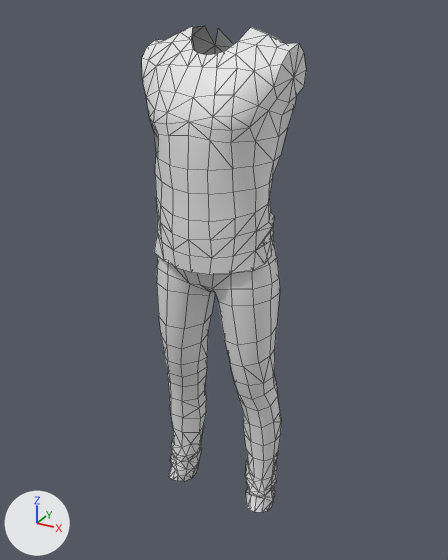
The FBX model Assets/Assets/npc_casual_set_00/Mesh/pants_blender.fbx: old version first, new version second.
The view is the same before and after, from a camera (50 mm lens) standing at (0.848, -1.498, 1.637) and looking at (0.008, 0.03, 0.873). Every picture has the same lights, and +X, +Y and +Z are marked at lower left. The picture after the commit comes second. Mesh edges are drawn as thin lines. Materials are left out; every surface is plain grey. Objects named as collision shapes, trigger or cutter boxes, shadow casters or lower levels of detail are left out. Where no turn or scale is listed for an object, it has been applied to the vertices. Vertices at exactly the same position are counted once.

The first picture shows 'npc_csl_pants_00f_lod0', 'npc_csl_tshirt_00m_torso_lod0'.
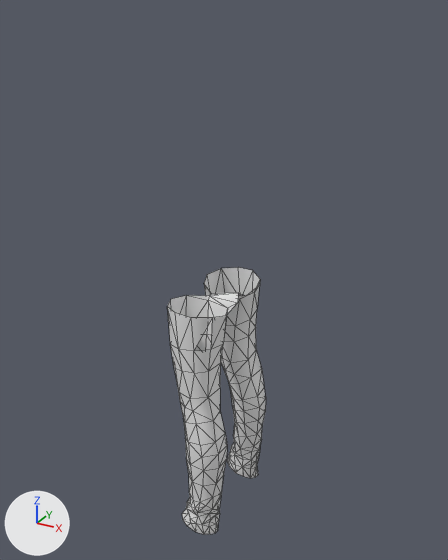
Changed parts and their boxes (x1, y1, x2, y2) in the pictures (448 x 560 px):
'npc_csl_tshirt_00m_torso_lod0', deleted
    before: (142, 26, 306, 275)
'npc_csl_pants_00f_lod0', reshaped, turned, rescaled
    before: (157, 239, 281, 512)
    after: (167, 267, 266, 534)

Edits to the bpy script that builds the scene:
```text
Change me_mesh:
    used by ob_npc_csl_pants_00f_lod0; location = (0.0, 0.0, 0.0); rotation_euler = (1.571, 0.0, 0.0), in degrees (90, 0, 0); scale = (0.01, 0.01, 0.01)
    remove me_mesh.from_pydata(...)  # 384 vertices, 581 faces; spans x -20.5..20.5, y 5.4..110.7, z -13.1..13.4
    add me_mesh.from_pydata(...)  # 308 vertices, 592 faces; spans x -20.5..20.5, y 5.4..88.1, z -11.0..10.8
    me_mesh part 1
    76 vertices are removed from x -19.2..19.2, y 87.4..110.7, z -13.1..13.4
    268 faces are deleted
    279 new faces join them
Change ob_npc_csl_pants_00f_lod0:
    ob_npc_csl_pants_00f_lod0.rotation_euler: (1.571, 0.0, 0.0) -> (1.571, 0.0, -1.571)  # degrees (90, 0, 0) -> degrees (90, 0, -90)
    ob_npc_csl_pants_00f_lod0.scale: (0.01, 0.01, 0.01) -> (0.0099, 0.00972, 0.009)
Remove ob_npc_csl_tshirt_00m_torso_lod0:
    ob_npc_csl_tshirt_00m_torso_lod0 = bpy.data.objects.new('npc_csl_tshirt_00m_torso_lod0', me_mesh_005)
    ob_npc_csl_tshirt_00m_torso_lod0.location = (0.0, 0.0, 0.0)
```
